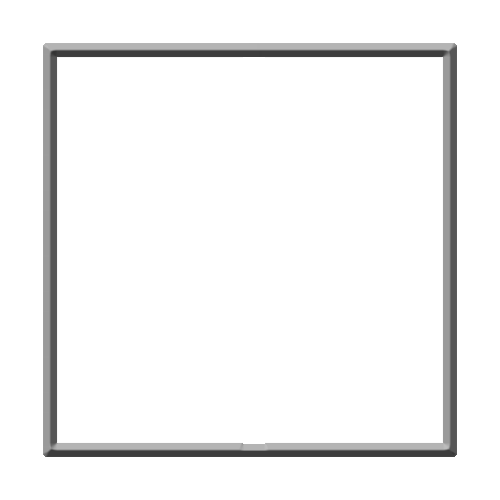
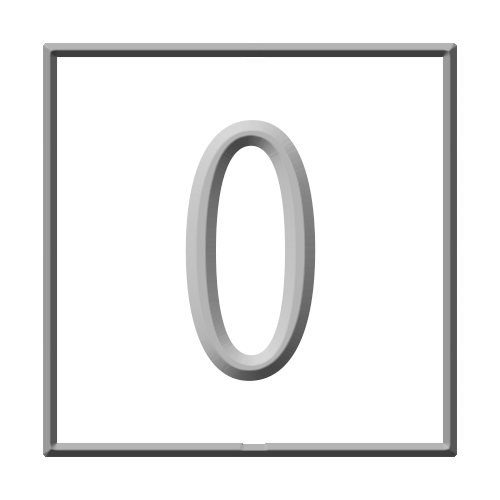
Layered file, before and after one edit (500 x 500). Changes by layer:
added group "Numbers" with 21 layers above "box" over [185, 120, 316, 381]
added layer "0" in group "Numbers" over [185, 120, 316, 381]
